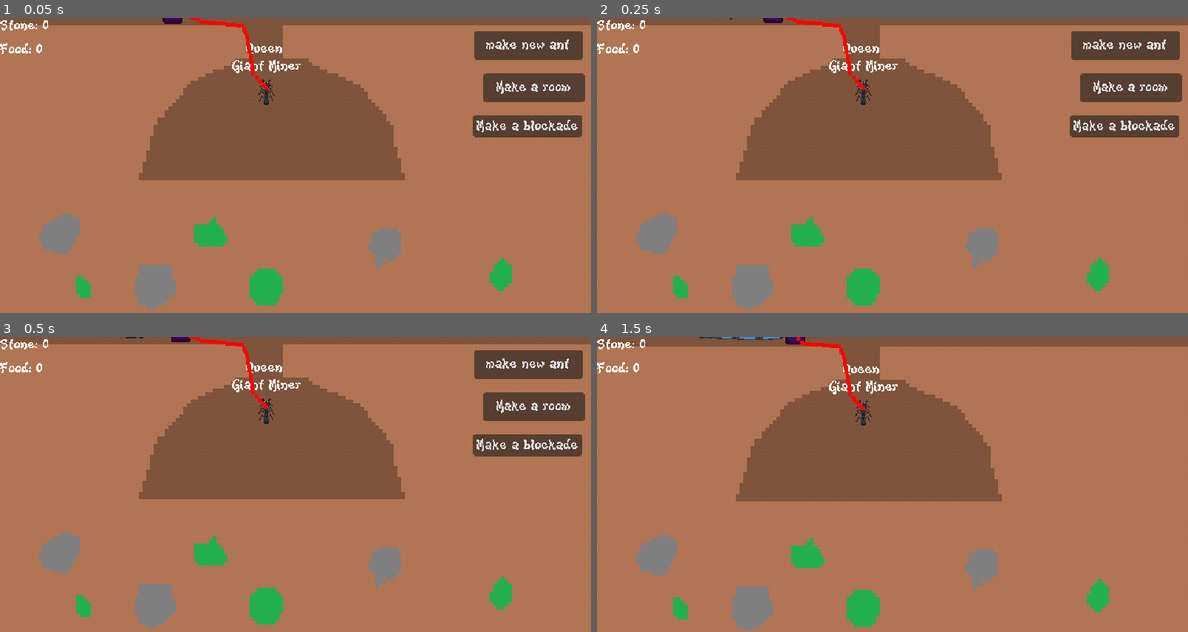
Above: before the commit, frames 1-4 (two rows, left to right).
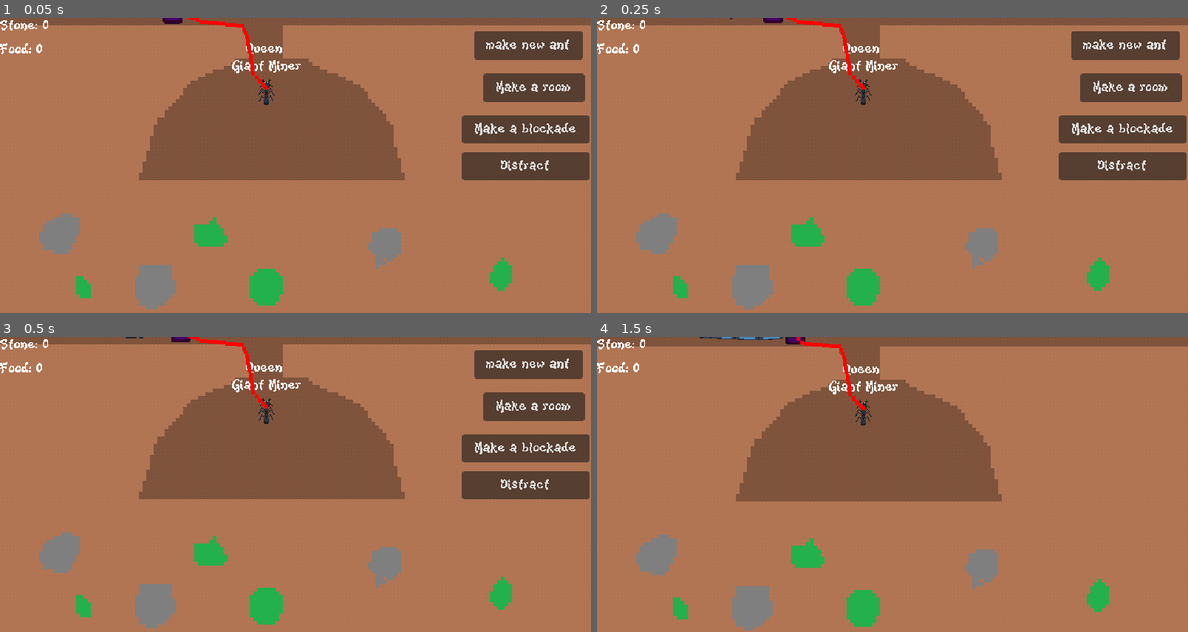
Above: after the commit, the same moments.

Repository: AlbieGray/LD57
Game: Godot game, scene res://Scenes/Game.tscn
Same seed, same stepped clock (60 frames per second), same inputs: the game is played once before the commit and once after it. The engine's default icon, where the game draws it, is replaced by a stand-in: a white triangle on a blue panel in a dark square.
Inputs (mouse positions are in pixels of both pictures, inside the frame that each line leads up to):
- Up to frame 1 (0.05 s): no input
- Up to frame 2 (0.25 s): no input
- Up to frame 3 (0.5 s): no input
- Up to frame 4 (1.5 s): click (1122, 484) at 0.5 s, where only the run after the commit has a clickable "Distract"; tap Enter at 1.25 s; drag from (862, 410) to (951, 419) at 1.27 s

The runs differ from the first frame. In frame 1, 3.0% of the frame differs, in the area x 78-100%, y 33-55%; in frame 2, 3.0%; in frame 3, 3.0%; in frame 4, nothing differs.

Commit message:
wip: make tongue follow ant when moving

Diff:
--- a/Scenes/hud.tscn
+++ b/Scenes/hud.tscn
@@ -29,11 +29,19 @@
 
 [node name="MakeBlockadeButton" type="Button" parent="."]
 layout_mode = 0
-offset_left = 512.0
+offset_left = 500.0
 offset_top = 105.0
-offset_right = 630.0
-offset_bottom = 129.0
+offset_right = 638.0
+offset_bottom = 136.0
 text = "Make a blockade"
+
+[node name="DistractButton" type="Button" parent="."]
+layout_mode = 0
+offset_left = 500.0
+offset_top = 145.0
+offset_right = 638.0
+offset_bottom = 176.0
+text = "Distract"
 
 [node name="StoneLabel" type="Label" parent="."]
 layout_mode = 0
@@ -51,3 +59,4 @@
 [connection signal="pressed" from="MakeAntButton" to="." method="_on_make_ant_button_pressed"]
 [connection signal="pressed" from="MakeRoomButton" to="." method="_on_make_room_button_pressed"]
 [connection signal="pressed" from="MakeBlockadeButton" to="." method="_on_make_blockade_button_pressed"]
+[connection signal="pressed" from="DistractButton" to="." method="_on_distract_button_pressed"]
--- a/Scripts/ant.gd
+++ b/Scripts/ant.gd
@@ -16,6 +16,7 @@
 var current_path = path
 @onready var follow = $DigPath/digPath/followPath
 @onready var game = get_parent()
+@onready var sprite = $Sprite2D
 
 var display_name = "unnamed"
 
--- a/Scripts/game.gd
+++ b/Scripts/game.gd
@@ -61,14 +61,16 @@
 	var show_make_ant_button = false
 	var show_make_room_button = false
 	var show_make_blockade_button = false
+	var show_distract_button = false
 	if selected_ant != null:
 		show_make_ant_button = selected_ant.queen
 		show_make_room_button = true
 		show_make_blockade_button = true
+		show_distract_button = true
 
 	$CanvasLayer/HUD.update_button_visibility(show_make_ant_button,
 		show_make_room_button,
-		show_make_blockade_button)
+		show_make_blockade_button, show_distract_button)
 
 func draw_line():
 	var line_drawer = line_scene.instantiate()
--- a/Scripts/tongue.gd
+++ b/Scripts/tongue.gd
@@ -10,11 +10,18 @@
 var ants
 var initial_pos
 var has_ant
+var distracted
+var target_ant
 
 func _ready():
 	retreat = false
 	has_ant = false
+	distracted = false
 	initial_pos = global_position
+	target_ant = -1
+	ants = get_tree().get_nodes_in_group("Ants")
+	nav_agent.target_position = ants.pick_random().global_position
+	makepath()
 
 #moves the tongue (nav agent)
 func _physics_process(_delta: float) -> void:
@@ -24,7 +31,21 @@
 		if(has_ant):
 			get_node("Sprite2D").queue_free()
 			has_ant = false
-	makepath()
+	else:
+		nav_agent.target_position = ants[target_ant].global_position
+	if(distracted):
+		nav_agent.target_position = ants[target_ant].global_position
+		distracted = !distracted
+		if(has_ant):
+			#TODO: release ant
+			var new_ant = ants.pick_random().duplicate()
+			new_ant.position = global_position
+			new_ant.sprite = get_node("Sprite2D")
+			get_node("Sprite2D").queue_free()
+			has_ant = false
+	else:
+		makepath()
+
 	var dir = to_local(nav_agent.get_next_path_position()).normalized()
 	velocity = dir * speed
 	move_and_slide()
@@ -33,12 +54,12 @@
 #TODO: constant update of target rooms and randomly choose one
 func makepath() -> void:
 	if(!retreat):
-		if(ants.size() != 0):
-			nav_agent.target_position = ants.pick_random().global_position
-		else:
-			nav_agent.target_position = initial_pos
+		if(ants.size() != 0 and target_ant == -1):
+			target_ant = randi_range(0, ants.size()-1)
+		elif(ants.size() == 0):
+			target_ant = -1
 	elif(retreat):
-		nav_agent.target_position = initial_pos
+		target_ant = -1
 
 
 #if tongue touches the
@@ -52,4 +73,6 @@
 		retreat = true
 		timer.stop()
 
-	pass
+func got_distracted(ant: Node2D):
+	distracted = !distracted
+	target_ant = ant
--- a/hud.gd
+++ b/hud.gd
@@ -6,10 +6,11 @@
 	$StoneLabel.text = "Stone: "+str(stone)
 	$FoodLabel.text = "Food: "+str(food)
 
-func update_button_visibility(new_ant=true, make_room=true, make_blockade=true):
+func update_button_visibility(new_ant=true, make_room=true, make_blockade=true, distract=true):
 	$MakeAntButton.visible = new_ant
 	$MakeRoomButton.visible = make_room
 	$MakeBlockadeButton.visible = make_blockade
+	$DistractButton.visible = distract
 
 func _on_make_ant_button_pressed() -> void:
 	game.button_just_clicked = true
@@ -28,3 +29,10 @@
 	var currently_selected_ant = game.selected_ant
 	if currently_selected_ant != null:
 		currently_selected_ant.make_blockade()
+
+
+func _on_distract_button_pressed() -> void:
+	var currently_selected_ant = game.selected_ant
+	if currently_selected_ant != null:
+		game.tip.got_distracted(currently_selected_ant)
+	pass # Replace with function body.
